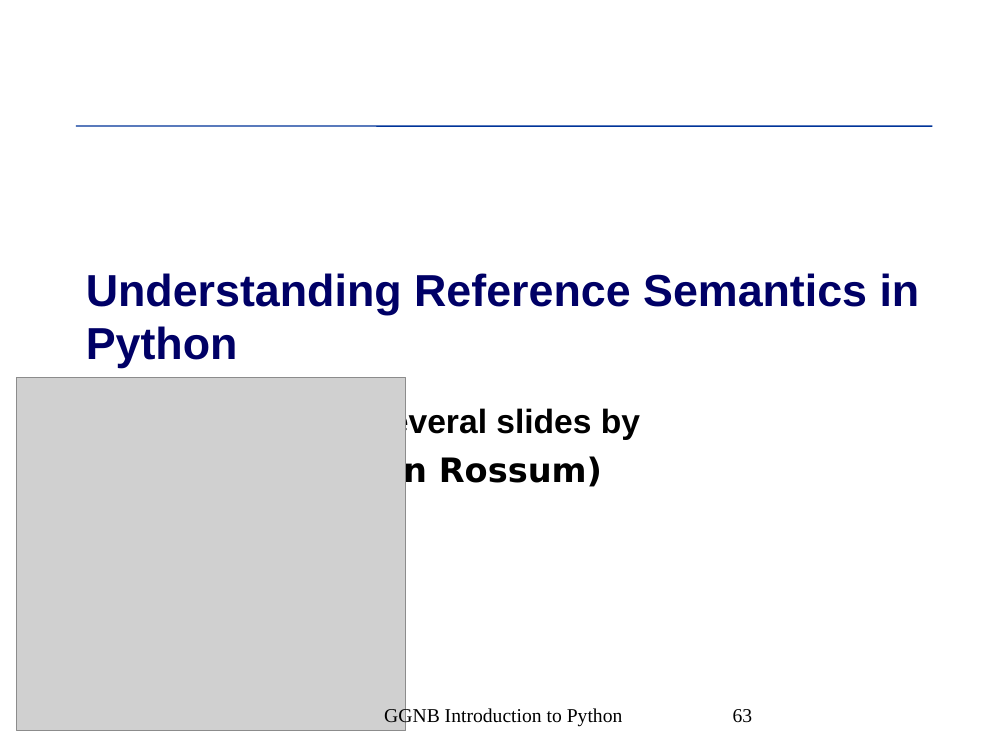
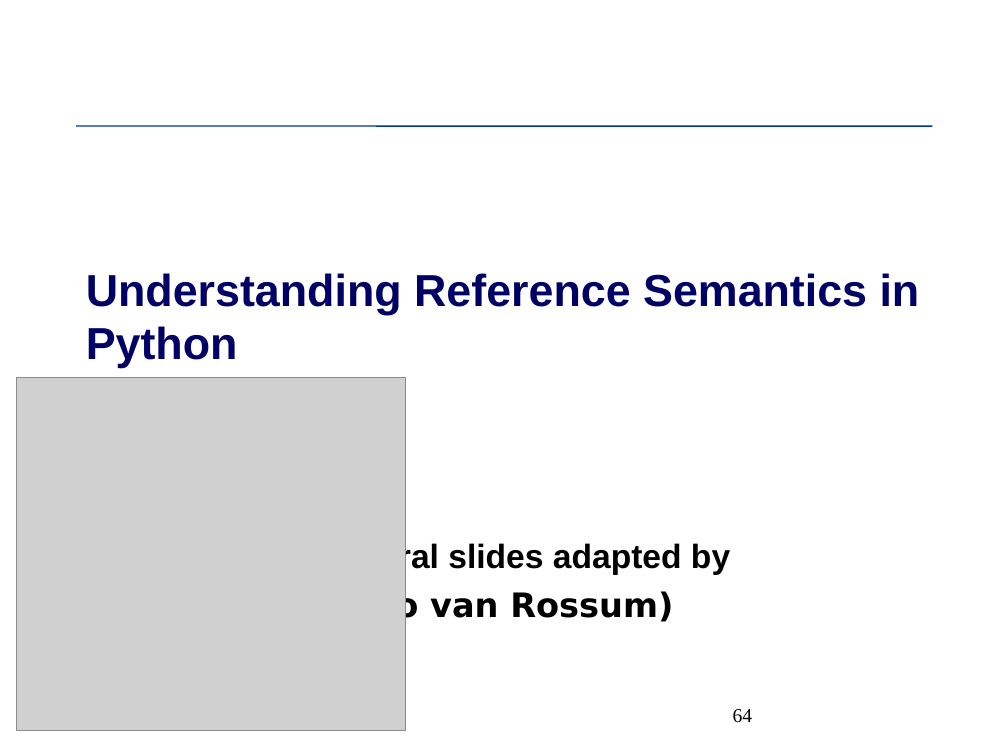
Before and after one commit to MPIDS/Python-Course, a slide deck: slide 64 of 01-basics/Talk/Python-Introduction.odp (slide 63 before the commit). Drawn at 1008x756 pixels with LibreOffice and Linux fonts; fonts in the diff are those of the drawing; grey boxes stand for pictures. Boxes give left, top, right and bottom in pixels: in the first picture for what was removed or moved away, otherwise in the second. Text is boxed around its words. In the diff, an @@ line names an element or a change of style, - is before the commit and + after.

```diff
--- a/01-basics/Talk/Python-Introduction.odp
+++ b/01-basics/Talk/Python-Introduction.odp
@@ subtitle "(Several slides adapted by": place and size @@
-subtitle "(Several slides adapted by" at [359, 406, 640, 489]
+subtitle "(Several slides adapted by" at [308, 541, 730, 624]
@@ subtitle at [308, 541, 730, 575]: text changed @@
-(Adapts several slides by
+(Several slides adapted by
@@ text removed at [384, 707, 623, 727] @@
-GGNB Introduction to Python
@@ page number at [733, 709, 753, 723]: text changed @@
-63
+64
```
Also in this commit, not shown: 101 other slides changed, 2 slides added, 2 slides removed.
